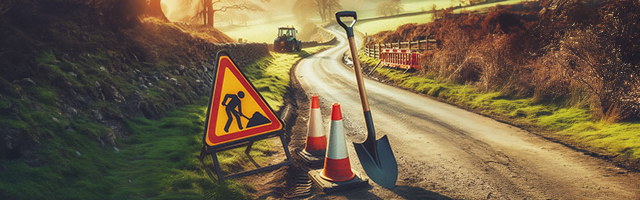
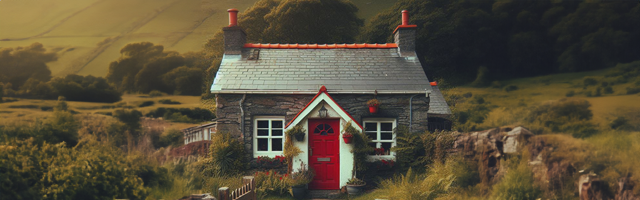
Layered file, before and after one edit (640 × 200). Changes by layer:
added layer "farm-house" above "road-works" over [0, 0, 640, 200]
added layer "tardis-field" above "path-with-sign" over [0, 0, 640, 200]
